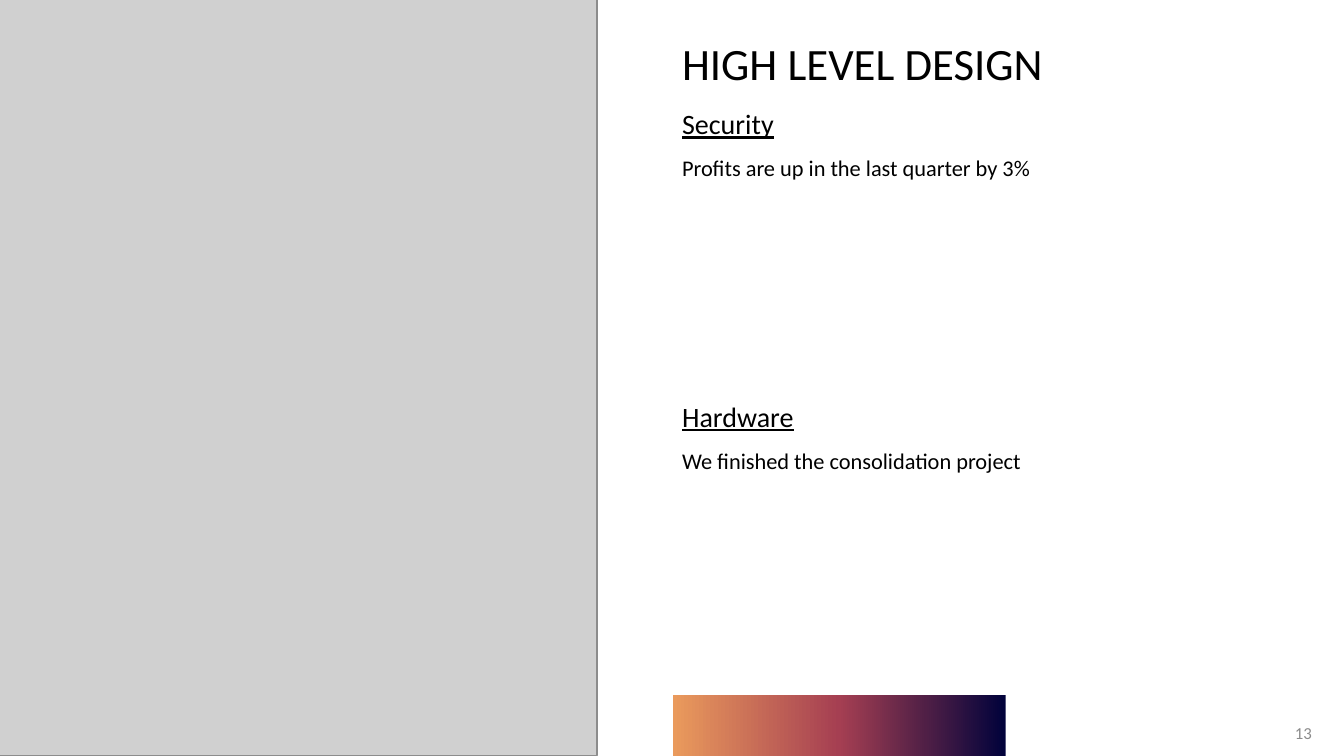
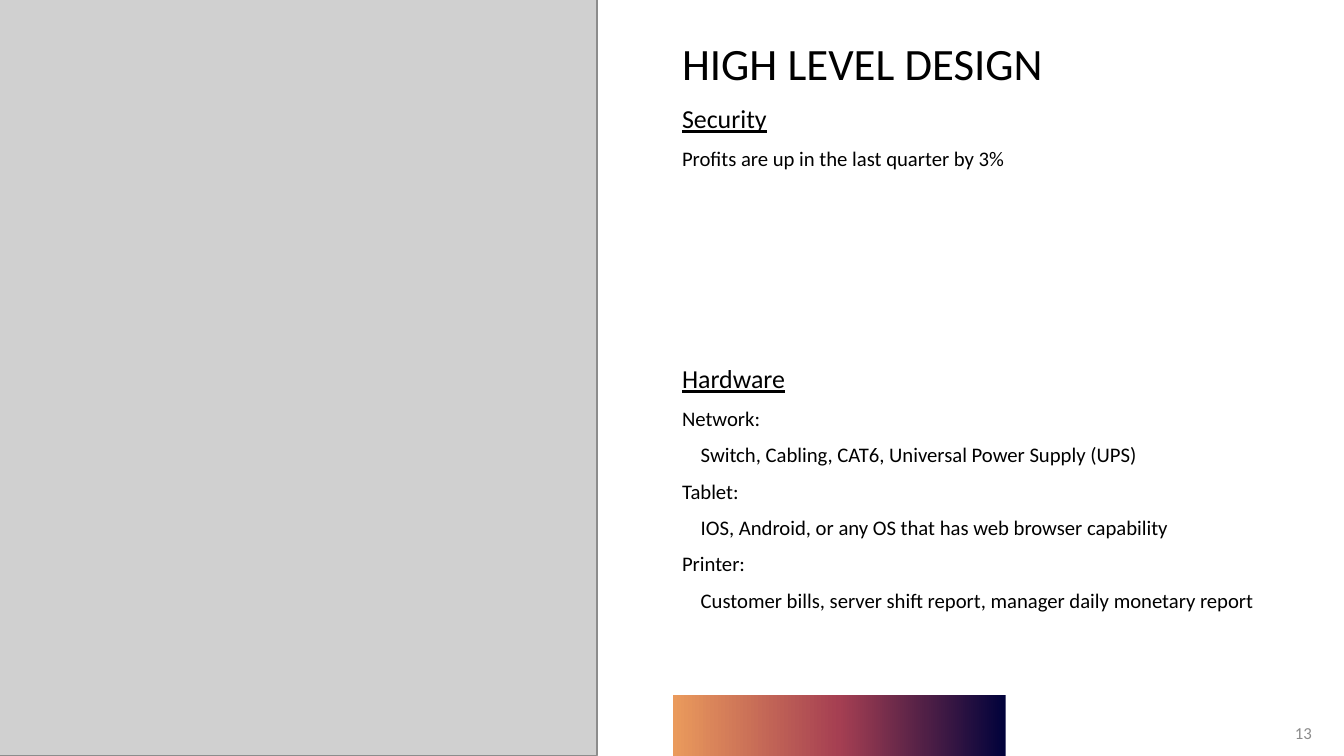
Before and after one commit to KL-3/CentRes, a slide deck: slide 13 of CentRes.pptx. Drawn at 1344x756 pixels with LibreOffice and Linux fonts; fonts in the diff are those of the drawing; grey boxes stand for pictures. Boxes give left, top, right and bottom in pixels: in the first picture for what was removed or moved away, otherwise in the second. Text is boxed around its words. In the diff, an @@ line names an element or a change of style, - is before the commit and + after.

Commit message:
Added hardware, architecture and project specs

```diff
--- a/CentRes.pptx
+++ b/CentRes.pptx
@@ text at box(682, 110, 1004, 393): size 20 to 18.5 pt in "Security", "Hardware"; size 16 to 14.8 pt in "Profits are up in the last quarter ..."; line spacing 1 to 0.9 @@
@@ text at box(682, 411, 1253, 612): text changed; size 16 to 14.8 pt @@
-We finished the consolidation project
+Network:
+Switch, Cabling, CAT6, Universal Power Supply (UPS)
+Tablet:
+IOS, Android, or any OS that has web browser capability
+Printer:
+Customer bills, server shift report, manager daily monetary report
```
Also in this commit, not shown: 3 other slides changed, 1 slide added, 1 slide removed.
